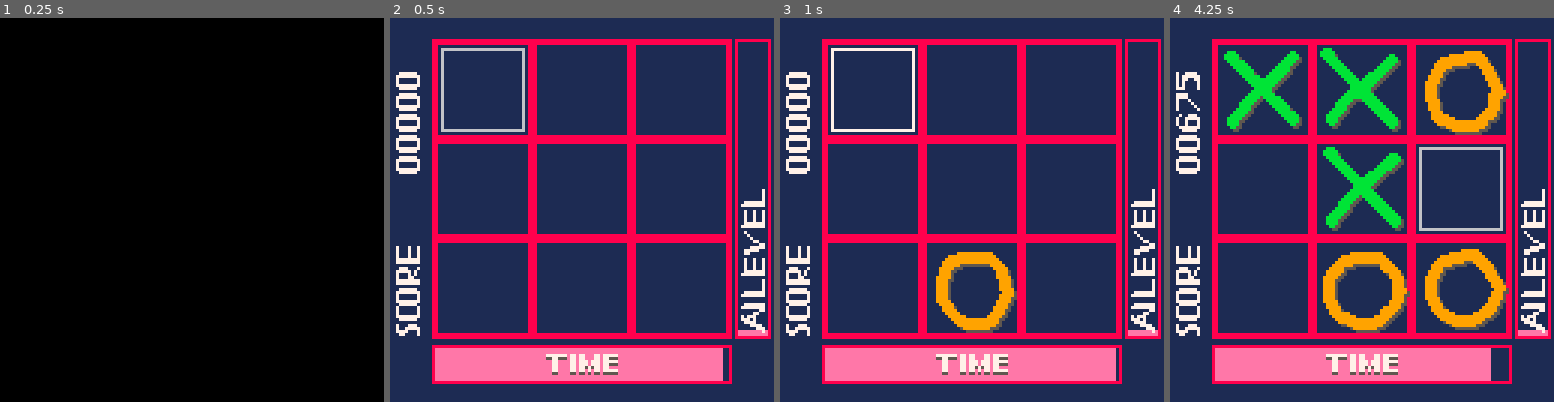
Above: before the commit, frames 1-4 (left to right).
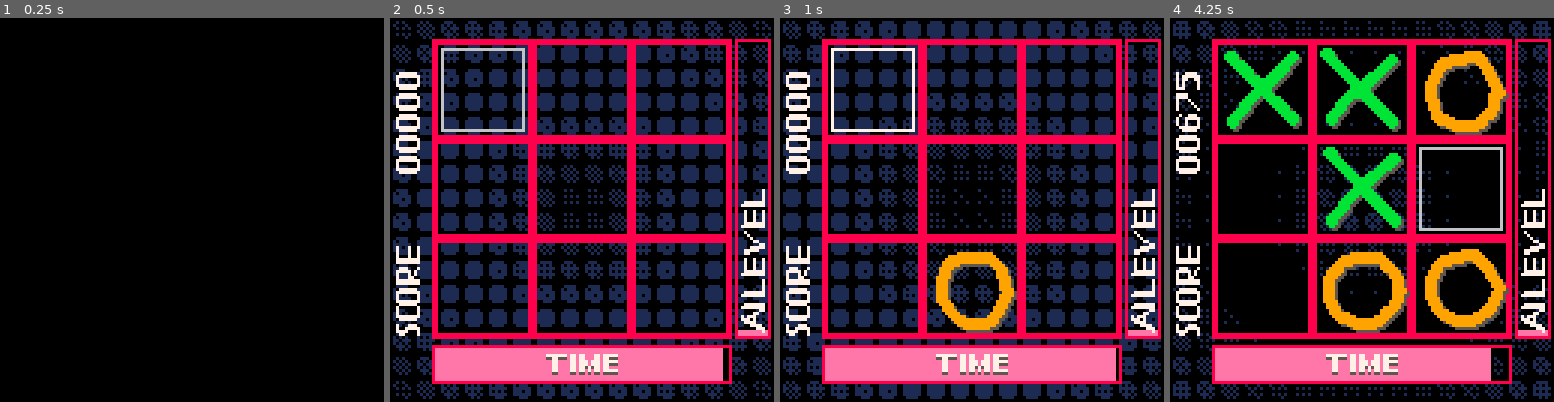
Above: after the commit, the same moments.

Repository: daniig/tttrush
Game: PICO-8 cartridge tictac.p8
The game is run twice, just before and just after one commit, with the same random seed, the same clock (stepped at 60 frames per second) and the same inputs.
Inputs:
- Up to frame 1 (0.25 s): no input
- Up to frame 2 (0.5 s): tap X (X key) at 0.33 s
- Up to frame 3 (1 s): tap O (Z key) at 0.7 s
- Up to frame 4 (4.25 s): tap X (X key) at 1.07, 1.85, 2.97, 4.08 s; hold Right 1.6-2.1 s; tap O (Z key) every 0.4 s from 1.7 to 4.1 s; hold Up 2.15-2.42 s; hold Right 2.47-3.03 s; hold Left 3.08-3.58 s; hold Down 3.63-3.97 s; hold Right from 4.02 s (still down)

Frame 1 is identical in both runs. In frame 2, 41% of the frame differs, in the area x 0-100%, y 0-100%; in frame 3, 40%; in frame 4, 58%.

Commit message:
añadido fondo ondas

Diff:
--- a/tictac.p8
+++ b/tictac.p8
@@ -29,6 +29,8 @@
 screen_side=128
 screen_h=128
 screen_w=128
+screen_h_half=screen_h/2
+screen_w_half=screen_w/2
 tile_off_x=(screen_w-tile_side*3)/2
 tile_off_y=(screen_h-tile_side*3)/4
 timer_off_x=tile_off_x
@@ -697,6 +699,7 @@
 checkerboard_ptn=0b1010010110100101
 apply_to_sprites_ptn=0b.01
 transparent_ptn=0b.1
+bayer_4x4_fillp_lut={[0]=0b0000000000000000.010,0b1000000000000000.010,0b1000000000100000.010,0b1010000000100000.010,0b1010000010100000.010,0b1010010010100000.010,0b1010010010100001.010,0b1010010110100001.010,0b1010010110100101.010,0b1110010110100101.010,0b1110010110110101.010,0b1111010110110101.010,0b1111010111110101.010,0b1111110111110101.010,0b1111110111110111.010,0b1111111111110111.010,0b1111111111111111.010}
 
 function title_phase_valid(tp)
 	for phase in all(title_phases) do
@@ -1169,11 +1172,35 @@
 	end
 end
 
+bgfx_tile_size=8
+sw_t=screen_w/bgfx_tile_size
+sh_t=screen_h/bgfx_tile_size
+fx_r=sw_t -- circle radius
+fx_period=240 -- effect period, in frames
+function draw_bg(frame)
+	printh(frame)
+	for tx=0,sw_t/2-1 do
+        local px=tx*bgfx_tile_size
+        for ty=0,sh_t/2-1 do
+            local py=ty*bgfx_tile_size
+            local d=sqrt(tx*tx+ty*ty) -- tried putting this in a lut, but no perf gains
+            local intensity=17/2*(1.0+sin(d*1/fx_r-frame/fx_period))
+            fillp(bayer_4x4_fillp_lut[cla(flr(intensity),0,16)])
+            spr(32, px+screen_w_half,py+screen_h_half) -- DR
+            spr(32, px+screen_w_half,-bgfx_tile_size-py+screen_h_half) -- UR
+            spr(32,-bgfx_tile_size-px+screen_w_half,py+screen_h_half) -- DL
+            spr(32,-bgfx_tile_size-px+screen_w_half,-bgfx_tile_size-py+screen_h_half) -- UL
+        end
+    end
+	fillp(0)
+end
+
 function _draw()
 	if ms.phase=="main" then
 		draw_menu(title_phase,ms.ptime,ms.ptimec,ms.dseed,ms.tscrollx)
 	elseif ms.phase=="playing" then
-		cls(1)
+		cls(0)
+		draw_bg(time()*30)
 		draw_board()
 		if gs.phase=="cpu"
 		or gs.phase=="player" then
@@ -1237,12 +1264,12 @@
 007700007707707077077777700000000055500000133b700000000000bbbb000700000007000000099999900000000000077000000000000000000000000000
 005500005505505055055555500000007007076000133b7000000000000000000070000000700000009999000000000000007000000000000000000000000000
 00000000000000000000000000000000700707060000000000000000000000000007000000070000009999000000000000000000000000000000000000000000
-00000000000000000000000000000000700707070000000000000000000000000000770000007700099999900000000000000000000000000000000000000000
-000000000000000000000000000000007007077500000000000000000000000000000077000000770999999000bbbb0000000000000000000000000000000000
-00000000000000000000000000000000700707500000000000000000000000000007777700077777099999900bbbbbb000000000000000000000000000000000
-00000000000000000000000000000000577507000000000000000000000000000777770007777700099999900bbbbbb000000000000000000000000000000000
-000000000000000000000000000000000550050000000000000000000000000007700000077000000999999000bbbb0000000000000000000000000000000000
-00000000000000000000000000000000000000000000000000000000000000000000000000000000099999900000000000000000000000000000000000000000
+00111100000000000000000000000000700707070000000000000000000000000000770000007700099999900000000000000000000000000000000000000000
+011111100000000000000000000000007007077500000000000000000000000000000077000000770999999000bbbb0000000000000000000000000000000000
+01111110000000000000000000000000700707500000000000000000000000000007777700077777099999900bbbbbb000000000000000000000000000000000
+01111110000000000000000000000000577507000000000000000000000000000777770007777700099999900bbbbbb000000000000000000000000000000000
+011111100000000000000000000000000550050000000000000000000000000007700000077000000999999000bbbb0000000000000000000000000000000000
+00111100000000000000000000000000000000000000000000000000000000000000000000000000099999900000000000000000000000000000000000000000
 00000000000000000000000000000000000000000000000000000000000000000700700707007007009999000000000000000000000000000000000000000000
 00000000000000000000000000000000000000000000000000000000000000000700700707007007005555000000000000000000000000000000000000000000
 00000000000000000000000000000000000000000000000000000000000000000700700707007007055555500000000000000000000000000000000000000000
